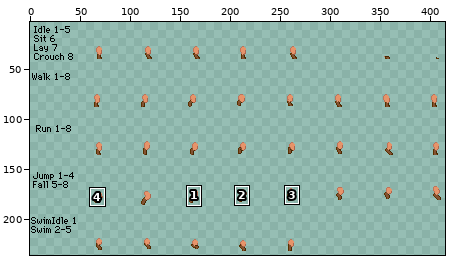
Edited in one commit: sprite sheet (humanoid/wr/vulpix/legs/hindlegBack.png). The picture above shows the old version from afar; the outline marks the close-up.
Close-up. The starting point:
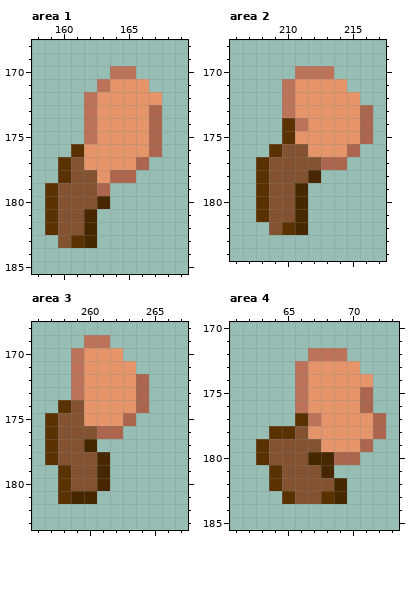
The file is 432x240 pixels. Shown: area 1: x 158..169, y 168..185; area 2: x 206..217, y 168..184; area 3: x 256..267, y 168..183; area 4: x 61..73, y 170..185. The wide view leaves out empty margins. The commit also changed other parts of the picture, which this record leaves out.
Once edited:
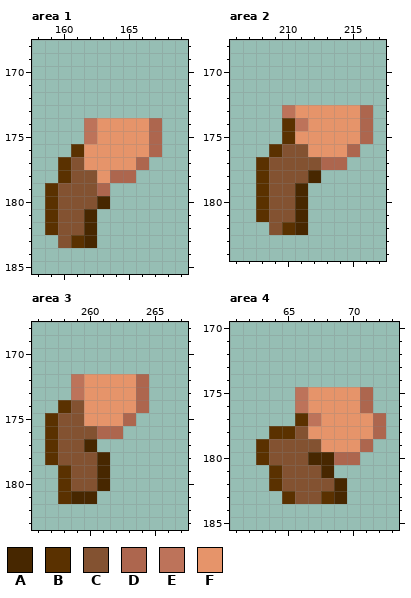
Palette (. is transparent): A #472700  B #5a3100  C #835231  D #ad664e  E #bd735a  F #e6946a
Edits made:
Area 1:
Colour D is removed in row 173 at x 167.
Colour E is removed in row 170 at x 164 to 165; in row 171 at x 163; in rows 172 to 173 at x 162.
Colour F is removed in row 171 at x 164 to 166; in row 172 at x 163 to 167; in row 173 at x 163 to 166.
Area 2:
Colour E is removed in row 170 at x 211 to 213; in rows 171 to 172 at x 210.
Colour F is removed in row 171 at x 211 to 214; in row 172 at x 211 to 215.
Area 3:
Colour E is removed in row 169 at x 260 to 261; in rows 170 to 171 at x 259.
Colour F is removed in row 170 at x 260 to 262; in row 171 at x 260 to 263.
Area 4:
Colour E is removed in row 172 at x 67 to 69; in rows 173 to 174 at x 66.
Colour F is removed in row 173 at x 67 to 70; in row 174 at x 67 to 71.
Changed places in both close-ups, as pixel boxes (x1, y1, x2, y2):
erased: (84, 66, 162, 118)
erased: (282, 66, 360, 105)
erased: (71, 335, 136, 374)
erased: (295, 348, 373, 387)
